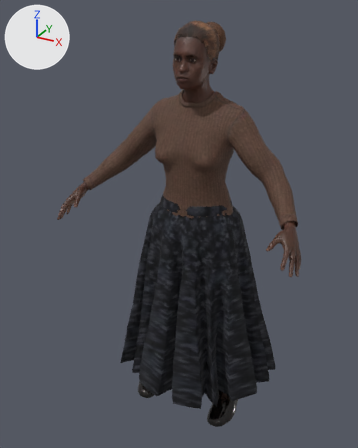
An edit to the glTF model public/models/personagens/dalva.glb, drawn before and after from the same camera.
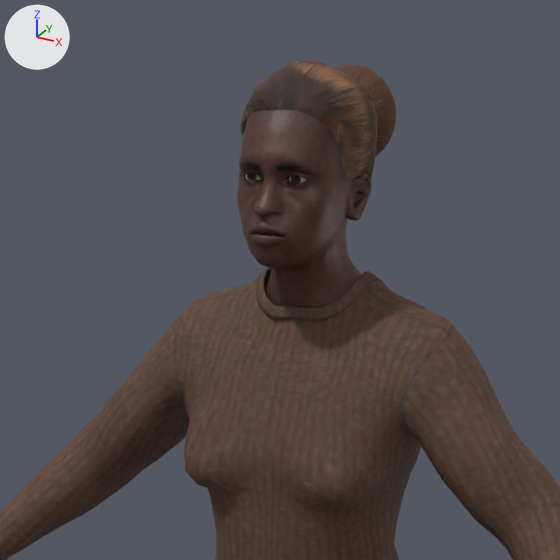
The first picture shows the older version from a 50 mm camera at (0.842, -1.714, 1.681) aimed at (-0.064, -0.066, 0.857). The close-ups show the older and then the newer version on the part from 26% to 78% of the width and 0% to 42% of the height of that picture. Only the edits that show in the close-ups are written down. The lights are fixed; the arrows at upper left show +X, +Y and +Z. Vertices at exactly the same position are counted once.

Objects in the first close-up: 'Human.rehmanpolanski_hair_bun_brown_x', 'Human.toigo_fisherman_sweater_x', 'Human_x' and 3 more.
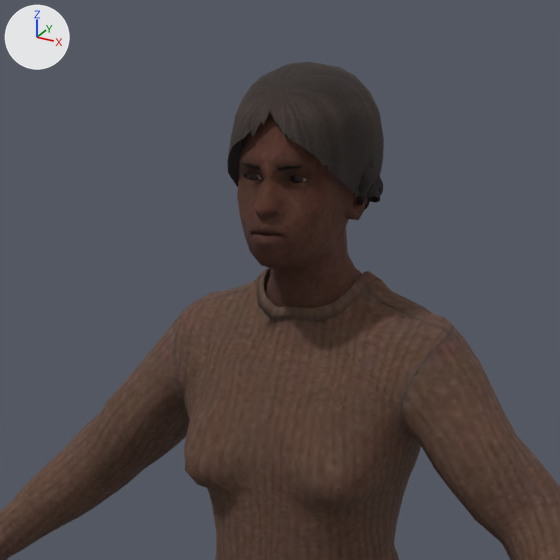
Patch to the scene script:
```diff
--- a/public/models/personagens/dalva.glb.py
+++ b/public/models/personagens/dalva.glb.py
@@ img_hair_ps2 @@
+img_hair_ps2 = load_image('hair_ps2', '_unpacked/hair_ps2', 128, 128, 'sRGB')
@@ mat_human_body @@
 n0 = _N.new('ShaderNodeBsdfPrincipled'); n0.name = 'Principled BSDF'
+n0.inputs[2].default_value = 0.92  # 'Roughness'
 n1 = _N.new('ShaderNodeOutputMaterial'); n1.name = 'Material Output'
+n3 = _N.new('ShaderNodeMath'); n3.name = 'Math'
+n3.operation = 'SUBTRACT'
+n3.inputs[0].default_value = 1.0  # 'Value'
+n4 = _N.new('ShaderNodeMath'); n4.name = 'Math.001'
+n4.operation = 'LESS_THAN'
 n2 = _N.new('ShaderNodeTexImage'); n2.name = 'Image Texture'
@@ mat_human_body @@
 _L.new(n2.outputs[0], n0.inputs[0])  # 'Color' to 'Base Color'
-_L.new(n2.outputs[1], n0.inputs[4])  # 'Alpha' to 'Alpha'
+_L.new(n3.outputs[0], n0.inputs[4])  # 'Value' to 'Alpha'
+_L.new(n4.outputs[0], n3.inputs[1])  # 'Value' to 'Value'
+_L.new(n2.outputs[1], n4.inputs[0])  # 'Alpha' to 'Value'
@@ mat_human_hair_ps2 @@
+mat_human_hair_ps2 = bpy.data.materials.new('Human.hair_ps2')
+# uses the picture img_hair_ps2
@@ me_hair_bun_brown_001 @@
 # used by ob_human_rehmanpolanski_hair_bun_brown_x; location = (0.0, 0.0, 0.0)
-me_hair_bun_brown_001.from_pydata(...)  # 2524 vertices, 4432 faces; spans x -0.077..0.075, y -0.132..0.097, z 1.436..1.635
-me_hair_bun_brown_001.materials.append(mat_human_rehmanpolanski_hair_bun_brown)  # picture img_hair_bun_brown
+me_hair_bun_brown_001.from_pydata(...)  # 542 vertices, 898 faces; spans x -0.093..0.093, y -0.157..0.085, z 1.459..1.635
+# me_hair_bun_brown_001 part 1: the loose piece of 391 vertices spanning x -0.075..0.075, y -0.132..0.041, z 1.436..1.635 is rebuilt with 416 vertices and now spans x -0.093..0.093, y -0.157..0.045, z 1.463..1.635, in mat_human_hair_ps2
+# me_hair_bun_brown_001 part 2: 11 loose pieces with 2133 vertices, spanning x -0.077..0.075, y -0.127..0.097, z 1.483..1.635, are deleted
+# other edits to the shape of me_hair_bun_brown_001 do not show in these pictures
+me_hair_bun_brown_001.materials.append(mat_human_hair_ps2)
```

Location of each change, [x1, y1, x2, y2] in pixels of the close-ups (560 x 560 px):
'Human_x', surface changed (darker)
    both: [238, 112, 420, 447]
'Human.rehmanpolanski_hair_bun_brown_x', reshaped
    before: [240, 61, 396, 181]
    after: [228, 62, 384, 209]
part 1 of me_hair_bun_brown_001, rebuilt
    before: [240, 61, 377, 179]
    after: [228, 62, 384, 209]
part 2 of me_hair_bun_brown_001, deleted
    before: [242, 61, 396, 181]
